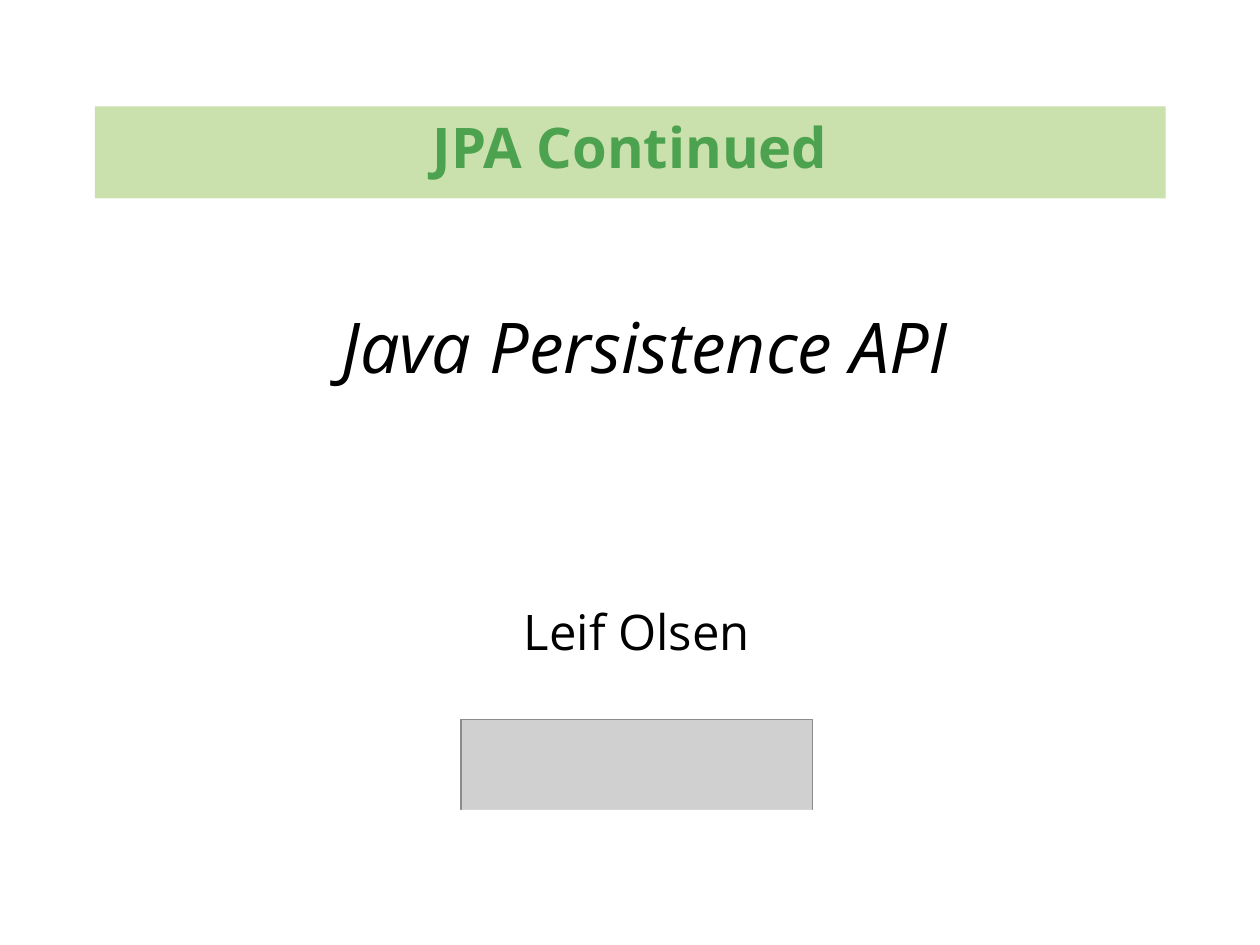
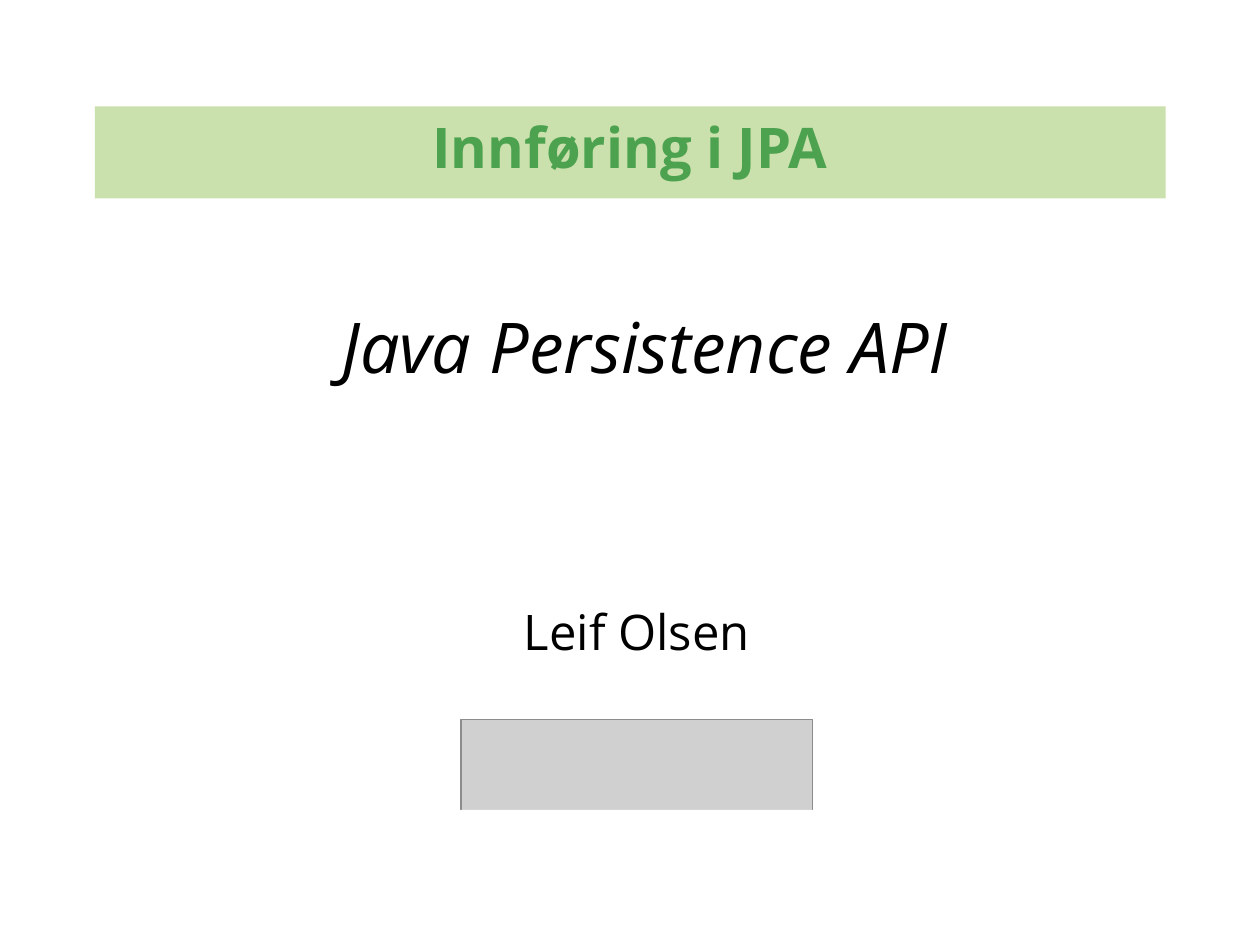
Before and after one commit to kenglxn/seam-maven-refimpl, a slide deck: slide 1 of sandbox/loo/jpa-continued/jpa-continued.odp. Drawn at 1260x945 pixels with LibreOffice and Linux fonts; fonts in the diff are those of the drawing; grey boxes stand for pictures; background and template pictures are left out. Boxes give left, top, right and bottom in pixels: in the first picture for what was removed or moved away, otherwise in the second. Text is boxed around its words. In the diff, an @@ line names an element or a change of style, - is before the commit and + after.

```diff
--- a/sandbox/loo/jpa-continued/jpa-continued.odp
+++ b/sandbox/loo/jpa-continued/jpa-continued.odp
@@ text in rectangle at (432,125,827,182): text changed @@
-JPA Continued
+Innføring i JPA
```
Also in this commit, not shown: 22 other slides changed, 6 slides added, 1 other file.
